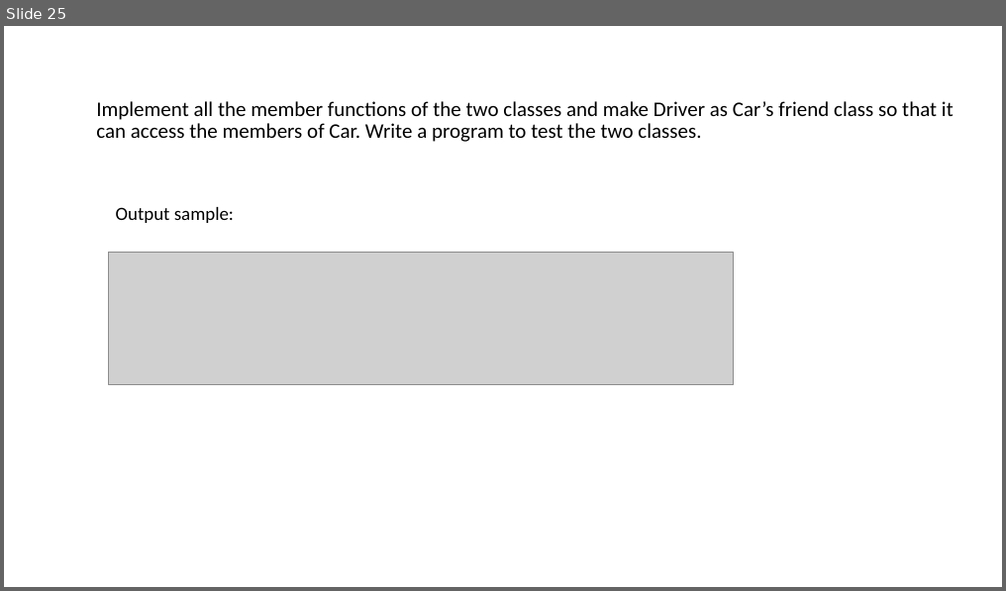
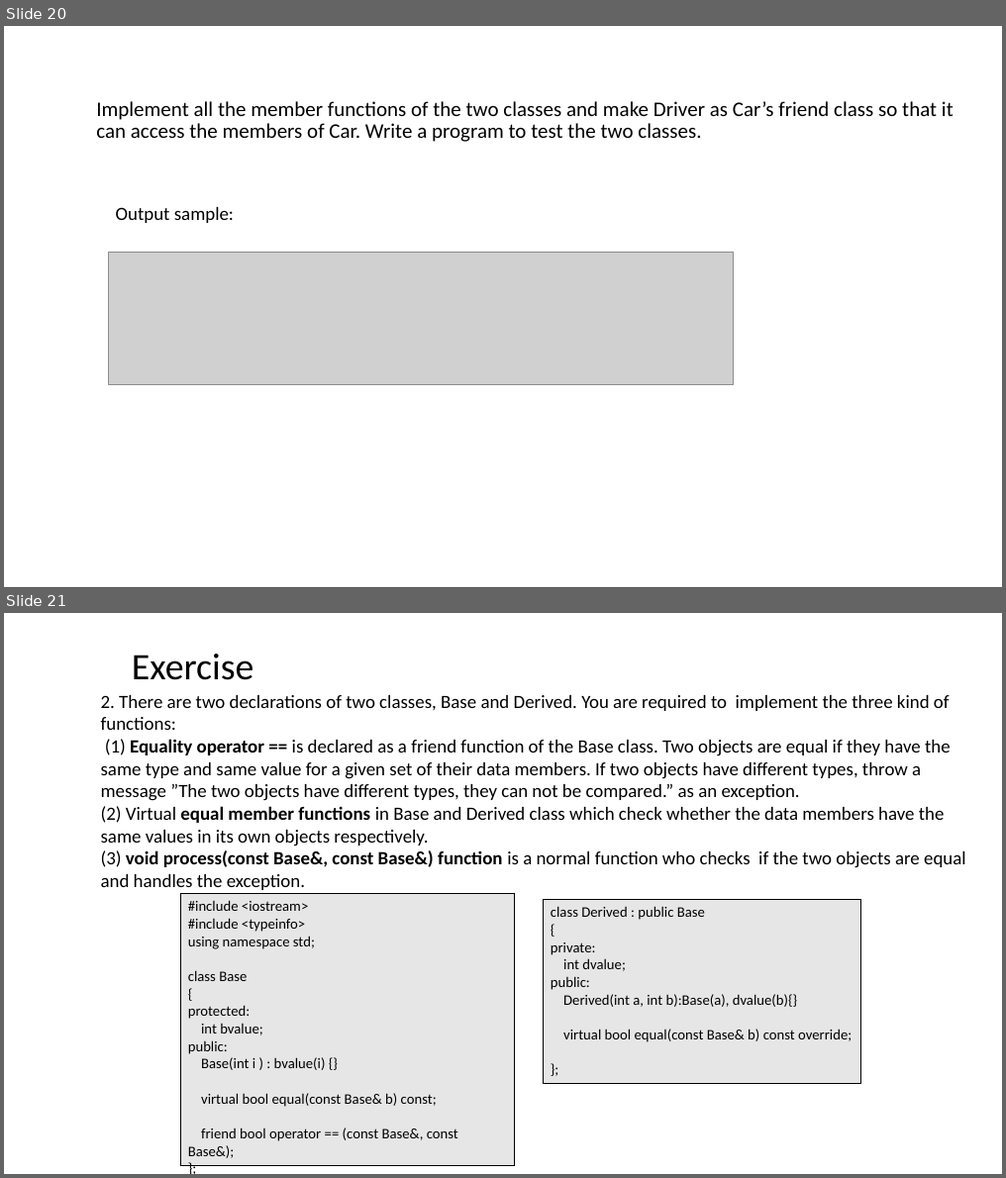
Before and after one commit to ShiqiYu/CPP, a slide deck: week15/Lab15.pptx. Shown one above the other, each under a label of ours: slide 25 before the commit, slides 20 and 21 after it. The pictures are 1006x591 and 1006x1178 pixels, drawn with LibreOffice and Linux fonts; fonts in the diff are those of the drawing; grey boxes stand for pictures; background and template pictures are left out. Boxes give left, top, right and bottom in pixels: in the first picture for what was removed or moved away, otherwise in the second. Text is boxed around its words. In the diff, an @@ line names an element or a change of style, - is before the commit and + after.

```diff
--- a/week15/Lab15.pptx
+++ b/week15/Lab15.pptx
@@ slide 21 added at (4, 613, 1002, 1174), background #FFFFFF @@
@@ text added at (132, 654, 253, 680), 36 pt, text #000000 @@
+Exercise
@@ text added at (101, 695, 966, 890), 18 pt, text #000000 @@
+  2. There are two declarations of two classes, Base and Derived. You are required to implement the three kind of functions:
+  (1) Equality operator == is declared as a friend function of the Base class. Two objects are equal if they have the same type and same value for a given set of their data members. If two objects have different types, throw a message ”The two objects have different types, they can not be compared.” as an exception.
+  (2) Virtual equal member functions in Base and Derived class which check whether the data members have the same values in its own objects respectively.
+  (3) void process(const Base&, const Base&) function is a normal function who checks if the two objects are equal and handles the exception.
@@ rectangle added at (180, 894, 514, 1166), fill #E7E6E6, outline #000000 0.75 pt, 14 pt, text #000000 @@
+#include <iostream>
+#include <typeinfo>
+using namespace std;
+class Base
+{
+protected:
+int bvalue;
+public:
+Base(int i ) : bvalue(i) {}
+virtual bool equal(const Base& b) const;
+friend bool operator == (const Base&, const Base&);
+};
@@ rectangle added at (543, 900, 861, 1084), fill #E7E6E6, outline #000000 0.75 pt, 14 pt, text #000000 @@
+class Derived : public Base
+{
+private:
+int dvalue;
+public:
+Derived(int a, int b):Base(a), dvalue(b){}
+virtual bool equal(const Base& b) const override;
+};
@@ what was slide 25 is now slide 20 @@
```
Also in this commit, not shown: 3 slides changed, 1 other slide added, 5 slides removed, 2 other files.
